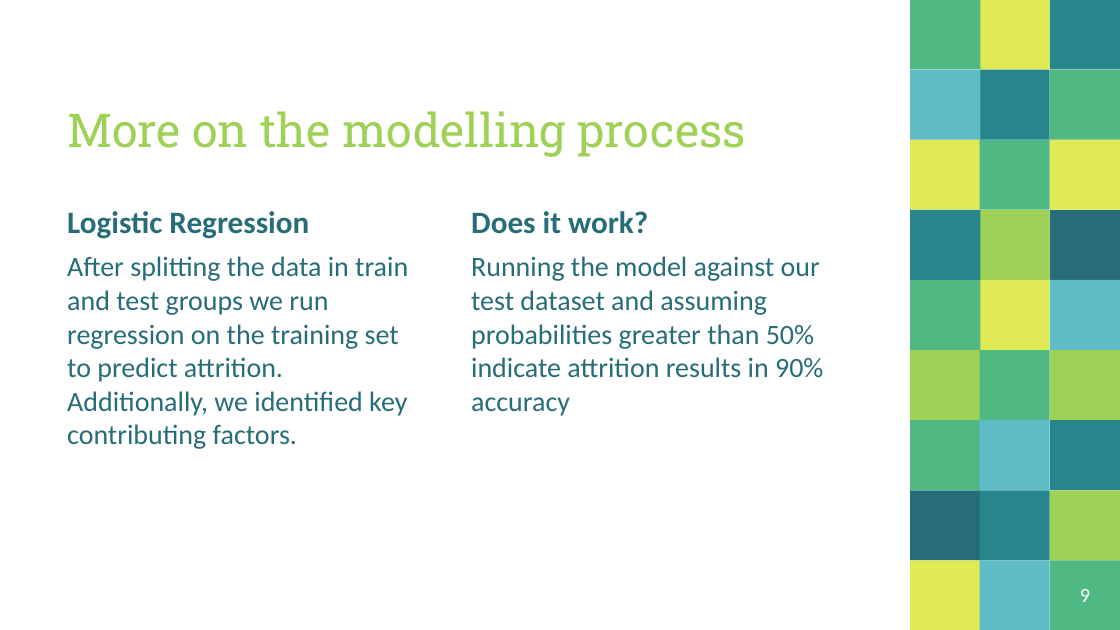
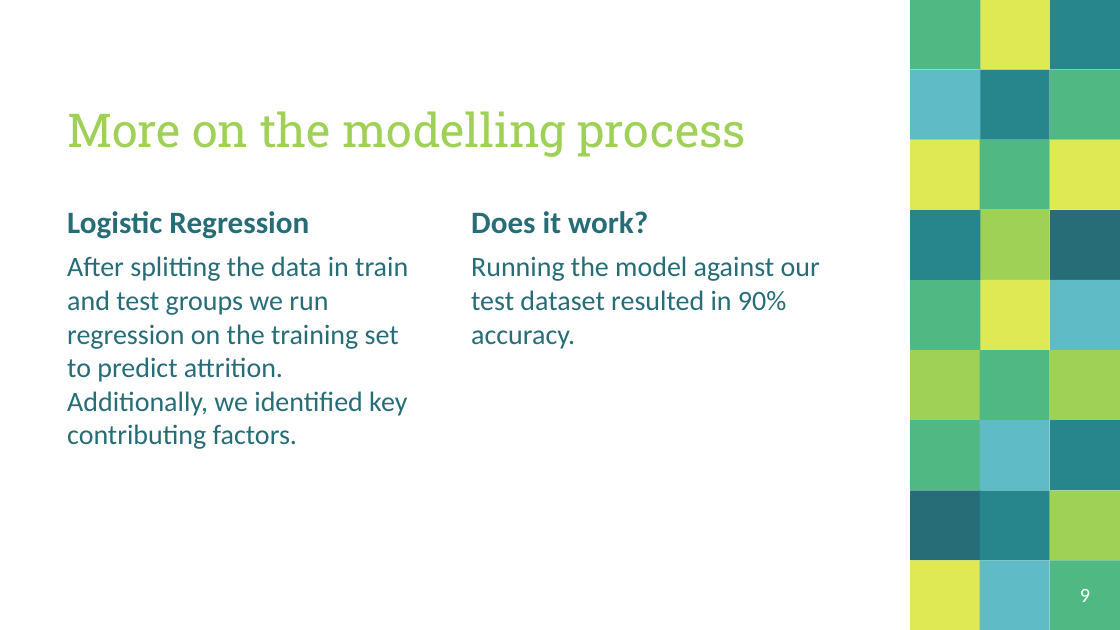
Before and after one commit to ccgraves/DDS-CaseStudy-2, a slide deck: slide 9 of Case_Study_Two.pptx. Drawn at 1120x630 pixels with LibreOffice and Linux fonts; fonts in the diff are those of the drawing. Boxes give left, top, right and bottom in pixels: in the first picture for what was removed or moved away, otherwise in the second. Text is boxed around its words. In the diff, an @@ line names an element or a change of style, - is before the commit and + after.

Commit message:
final final

```diff
--- a/Case_Study_Two.pptx
+++ b/Case_Study_Two.pptx
@@ text at [471,256,820,349]: text changed @@
-Running the model against our test dataset and assuming probabilities greater than 50% indicate attrition results in 90% accuracy
+Running the model against our test dataset resulted in 90% accuracy.
```
Also in this commit, not shown: 2 other slides changed.
